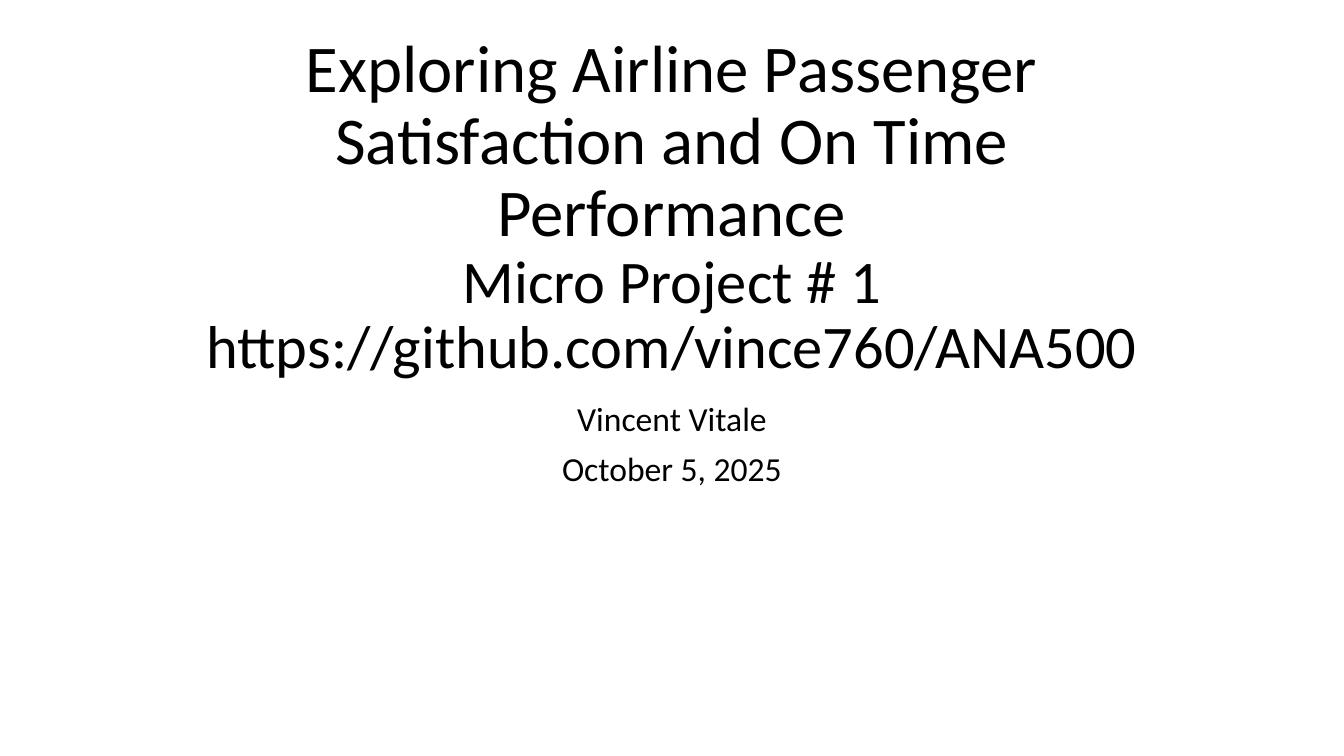
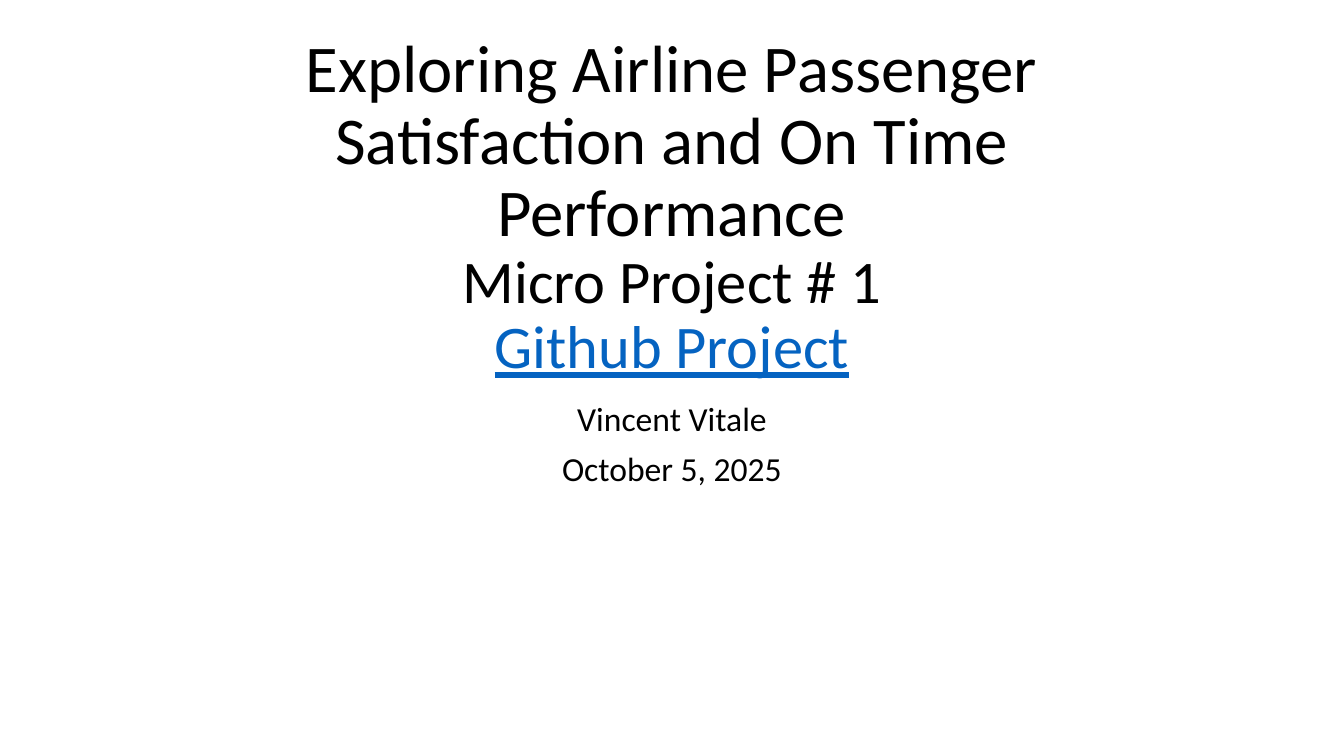
Before and after one commit to vince760/ANA500, a slide deck: slide 1 of VITALE_PPT.pptx. Drawn at 1344x756 pixels with LibreOffice and Linux fonts; fonts in the diff are those of the drawing. Boxes give left, top, right and bottom in pixels: in the first picture for what was removed or moved away, otherwise in the second. Text is boxed around its words. In the diff, an @@ line names an element or a change of style, - is before the commit and + after.

```diff
--- a/VITALE_PPT.pptx
+++ b/VITALE_PPT.pptx
@@ title at bbox=[306, 45, 1037, 379]: text changed @@
-Exploring Airline Passenger Satisfaction and On Time Performance
-Micro Project # 1
-https://github.com/vince760/ANA500
+Exploring Airline Passenger Satisfaction and On Time Performance
+Micro Project # 1
+Github Project
```
Also in this commit, not shown: 2 other slides changed, 2 slides added, 1 slide removed, 2 other files.
